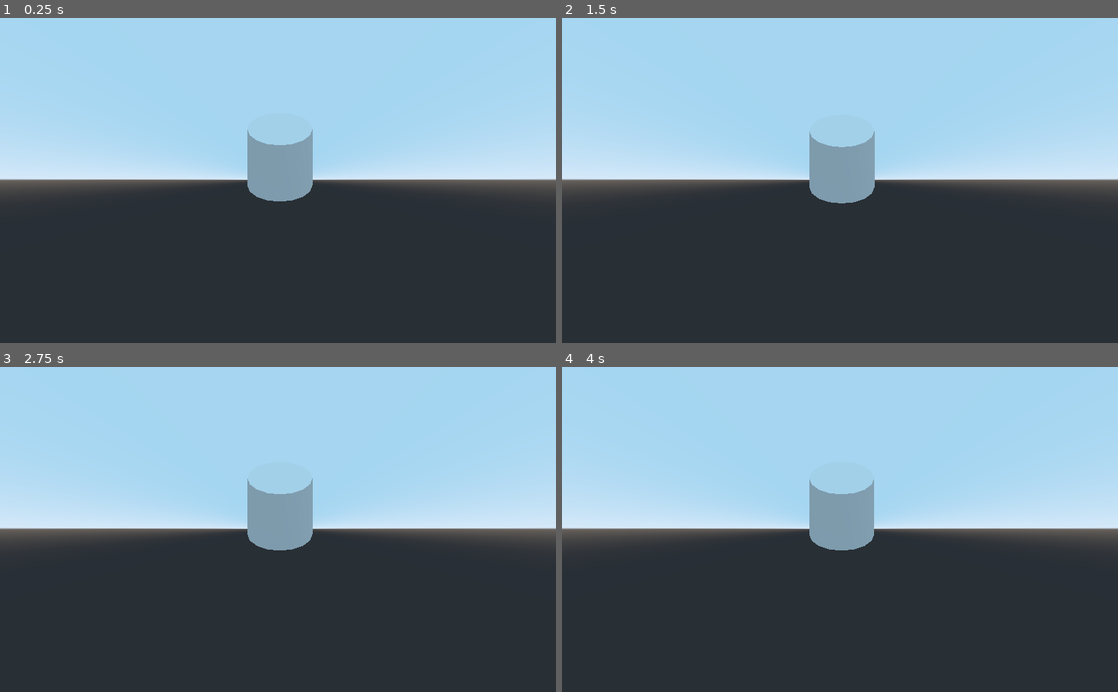
Above: before the commit, frames 1-4 (two rows, left to right).
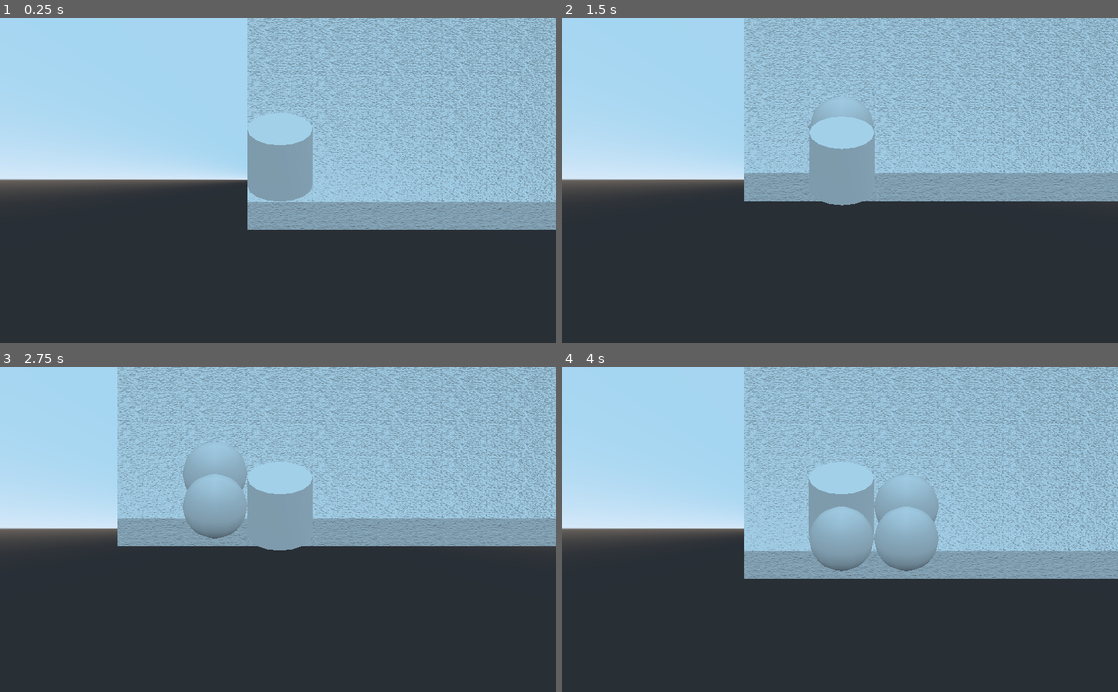
Above: after the commit, the same moments.

Repository: Sprotex/ldjam48
Game: Godot game, scene res://Andy.tscn
Same seed, same stepped clock (60 frames per second), same inputs: the game is played once before the commit and once after it.
Inputs:
- Up to frame 1 (0.25 s): no input
- Up to frame 2 (1.5 s): tap Enter at 0.5 s; hold Right (ui_right) 0.53-1.28 s; tap Space (bomb) at 0.6, 1.35 s; hold Down (ui_down) from 1.28 s (still down)
- Up to frame 3 (2.75 s): release Down (ui_down) at 2.03 s; hold Right (ui_right) from 2.03 s (still down); tap Space (bomb) at 2.1 s
- Up to frame 4 (4 s): release Right (ui_right) at 2.78 s; hold Up (ui_up) 2.78-3.53 s; tap Space (bomb) at 2.85, 3.6 s; hold Left (ui_left) from 3.53 s (still down)

The runs differ from the first frame. In frame 1, 24% of the frame differs, in the area x 44-100%, y 0-66%; in frame 2, 23%; in frame 3, 27%; in frame 4, 29%, in the area x 32-100%, y 0-66%.

Commit message:
add pcg basics
add placeholder parts until blocked
add bomb until blocked

Diff:
--- /dev/null
+++ b/Actor Scenes/Bomb.tscn
@@ -0,0 +1,8 @@
+[gd_scene format=2]
+
+[node name="Bomb" type="Spatial"]
+
+[node name="CSGSphere" type="CSGSphere" parent="."]
+transform = Transform( 1, 0, 0, 0, 1, 0, 0, 0, 1, 0, 1, 0 )
+radial_segments = 16
+rings = 8
--- /dev/null
+++ b/Actor Scenes/Player/Bomb Handler.gd
@@ -0,0 +1,14 @@
+extends Node
+
+onready var root = get_parent()
+onready var bomb_scene = preload("res://Actor Scenes/Bomb.tscn")
+
+func place_bomb():
+	var bomb_instance = bomb_scene.instance()
+	get_tree().get_root().add_child(bomb_instance)
+	bomb_instance.translation = root.translation
+	print("BOMB")
+
+func _on_Movement_Input_on_input_pressed(action_mapping) -> void:
+	if action_mapping == "bomb":
+		place_bomb()
--- a/Movement Handler.gd
+++ b/Actor Scenes/Player/Movement Handler.gd
@@ -1,16 +1,12 @@
 extends Node
 
 onready var root = get_parent()
-
-func place_bomb():
-	print("PLACE BOMB")
+onready var movement_scaling = get_node("/root/Constants").tile_size
 
 func move(x_diff, y_diff):
-	root.translate(Vector3(x_diff, 0, y_diff))
+	root.translate(Vector3(x_diff * movement_scaling, 0, y_diff * movement_scaling))
 
 func _on_Movement_Input_on_input_pressed(action_mapping) -> void:
-	if action_mapping == "bomb":
-		place_bomb()
 	if action_mapping == "ui_left":
 		move(1, 0)
 	if action_mapping == "ui_right":
--- /dev/null
+++ b/Actor Scenes/Player/Player.tscn
@@ -0,0 +1,23 @@
+[gd_scene load_steps=4 format=2]
+
+[ext_resource path="res://Actor Scenes/Player/Movement Input.gd" type="Script" id=1]
+[ext_resource path="res://Actor Scenes/Player/Movement Handler.gd" type="Script" id=2]
+[ext_resource path="res://Actor Scenes/Player/Bomb Handler.gd" type="Script" id=3]
+
+[node name="Player" type="Spatial"]
+
+[node name="CSGCylinder" type="CSGCylinder" parent="."]
+transform = Transform( 1, 0, 0, 0, 1, 0, 0, 0, 1, 0, 1, 0 )
+height = 2.0
+sides = 16
+
+[node name="Movement Input" type="Node" parent="."]
+script = ExtResource( 1 )
+
+[node name="Movement Handler" type="Node" parent="."]
+script = ExtResource( 2 )
+
+[node name="Bomb Handler" type="Node" parent="."]
+script = ExtResource( 3 )
+[connection signal="on_input_pressed" from="Movement Input" to="Movement Handler" method="_on_Movement_Input_on_input_pressed"]
+[connection signal="on_input_pressed" from="Movement Input" to="Bomb Handler" method="_on_Movement_Input_on_input_pressed"]
--- a/Andy.tscn
+++ b/Andy.tscn
@@ -1,12 +1,12 @@
-[gd_scene load_steps=3 format=2]
+[gd_scene load_steps=4 format=2]
 
-[ext_resource path="res://Player.tscn" type="PackedScene" id=1]
+[ext_resource path="res://Actor Scenes/Player/Player.tscn" type="PackedScene" id=1]
 [ext_resource path="res://Camera.gd" type="Script" id=2]
+[ext_resource path="res://Enviro.gd" type="Script" id=3]
 
 [node name="Root" type="Spatial"]
 
 [node name="Player" parent="." instance=ExtResource( 1 )]
-transform = Transform( 1, 0, 0, 0, 1, 0, 0, 0, 1, 0, 1, 0 )
 
 [node name="Camera" type="Camera" parent="."]
 transform = Transform( -1, 4.37114e-08, -7.57103e-08, 0, 0.866025, 0.5, 8.74228e-08, 0.5, -0.866025, 0.0578483, 3.04496, -4.97279 )
@@ -16,3 +16,11 @@
 follow_node_path = NodePath("../Player")
 
 [node name="Enviro" type="Spatial" parent="."]
+script = ExtResource( 3 )
+
+[node name="Control" type="Control" parent="."]
+anchor_right = 1.0
+anchor_bottom = 1.0
+__meta__ = {
+"_edit_use_anchors_": false
+}
--- /dev/null
+++ b/Constants.gd
@@ -0,0 +1,3 @@
+extends Node
+
+export var tile_size = 2
--- /dev/null
+++ b/Constants.tscn
@@ -0,0 +1,6 @@
+[gd_scene load_steps=2 format=2]
+
+[ext_resource path="res://Constants.gd" type="Script" id=1]
+
+[node name="Constants" type="Node"]
+script = ExtResource( 1 )
--- /dev/null
+++ b/Enviro.gd
@@ -0,0 +1,20 @@
+extends Node
+
+export var floor_tile = preload("res://Models/Floor_Normal_inherited.tscn")
+export var width = 30
+export var depth = 30
+onready var tree_root = get_tree().get_root()
+onready var tile_size = get_node("/root/Constants").tile_size
+
+func _ready() -> void:
+	generate_maze()
+
+func _generate_tile(x, z):
+	var floor_instance = floor_tile.instance()
+	tree_root.call_deferred("add_child", floor_instance)
+	floor_instance.translation = Vector3(x * tile_size, 0, z * tile_size)
+
+func generate_maze():
+	for x in width:
+		for z in depth:
+			_generate_tile(-x, z)
--- a/Player.tscn
+++ /dev/null
@@ -1,17 +0,0 @@
-[gd_scene load_steps=3 format=2]
-
-[ext_resource path="res://Movement.gd" type="Script" id=1]
-[ext_resource path="res://Movement Handler.gd" type="Script" id=2]
-
-[node name="Player" type="Spatial"]
-
-[node name="CSGCylinder" type="CSGCylinder" parent="."]
-height = 2.0
-sides = 16
-
-[node name="Movement Input" type="Node" parent="."]
-script = ExtResource( 1 )
-
-[node name="Movement Handler" type="Node" parent="."]
-script = ExtResource( 2 )
-[connection signal="on_input_pressed" from="Movement Input" to="Movement Handler" method="_on_Movement_Input_on_input_pressed"]
--- a/project.godot
+++ b/project.godot
@@ -18,6 +18,10 @@
 config/name="LDJAM48"
 run/main_scene="res://Andy.tscn"
 config/icon="res://icon.png"
+
+[autoload]
+
+Constants="*res://Constants.tscn"
 
 [input]
 
Renamed: Movement.gd -> Actor Scenes/Player/Movement Input.gd
Binary file added: UI/Arrow.png
Not shown, added: UI/Arrow.png.import
